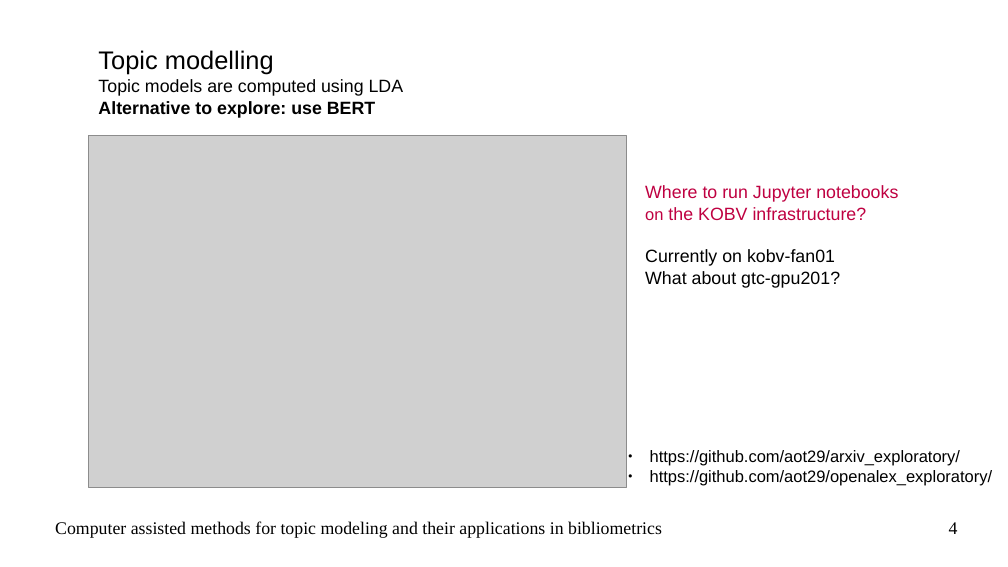
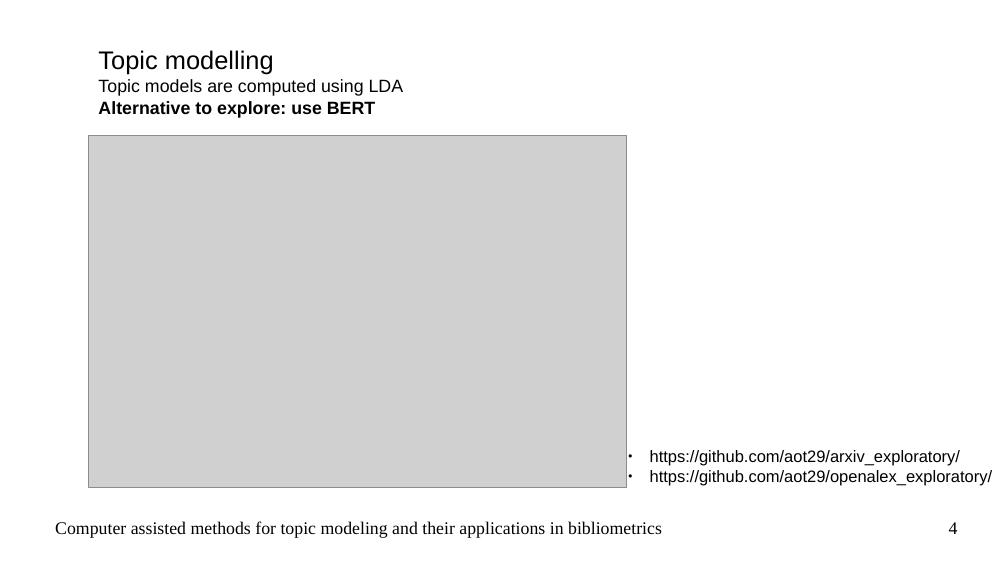
Before and after one commit to aot29/topic_network_graphs, a slide deck: slide 4 of v2/paper/Internal_presentation.odp. Drawn at 1008x567 pixels with LibreOffice and Linux fonts; fonts in the diff are those of the drawing; grey boxes stand for pictures. Boxes give left, top, right and bottom in pixels: in the first picture for what was removed or moved away, otherwise in the second. Text is boxed around its words. In the diff, an @@ line names an element or a change of style, - is before the commit and + after.

```diff
--- a/v2/paper/Internal_presentation.odp
+++ b/v2/paper/Internal_presentation.odp
@@ text removed at (x1=645, y1=185, x2=898, y2=288) @@
-Where to run Jupyter notebooks on the KOBV infrastructure?
-Currently on kobv-fan01
-What about gtc-gpu201?
```
Also in this commit, not shown: 1 other slide changed, 1 slide added, 2 other files.
